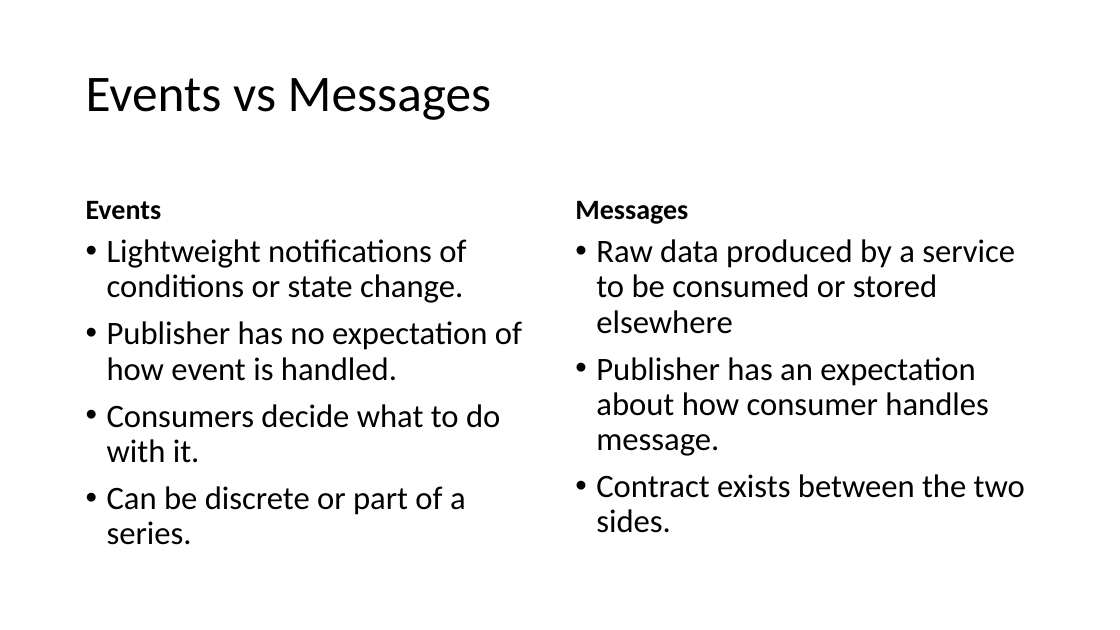
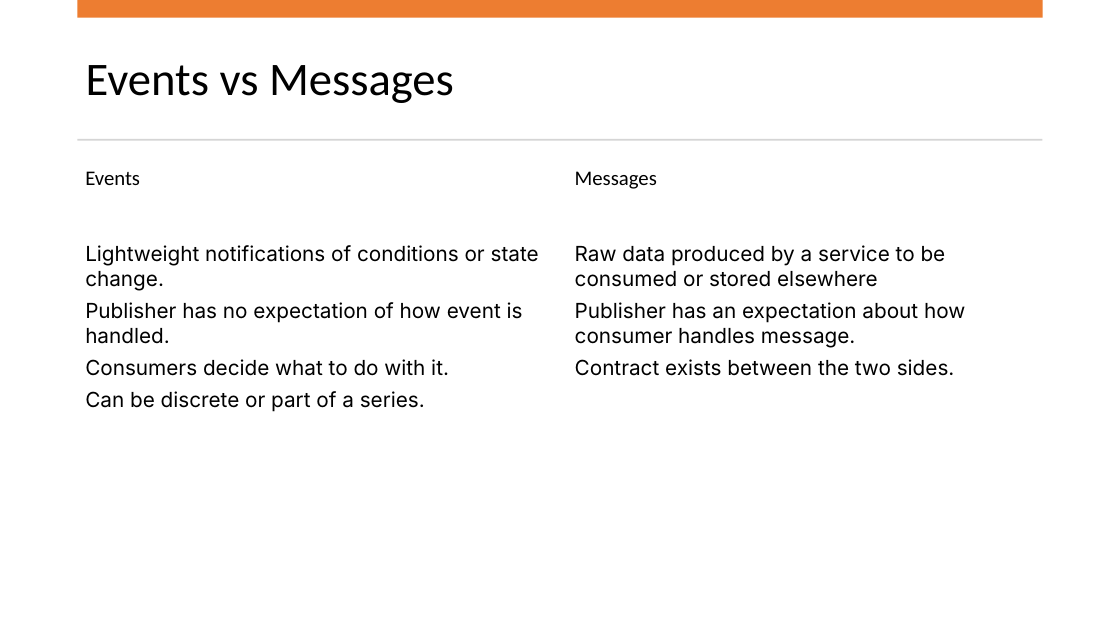
Before and after one commit to willvelida/talks, a slide deck: slide 4 of scalable-messaging-patterns-azure/SlideDeck.pptx. Drawn at 1120x630 pixels with LibreOffice and Linux fonts; fonts in the diff are those of the drawing. Boxes give left, top, right and bottom in pixels: in the first picture for what was removed or moved away, otherwise in the second. Text is boxed around its words. In the diff, an @@ line names an element or a change of style, - is before the commit and + after.

```diff
--- a/scalable-messaging-patterns-azure/SlideDeck.pptx
+++ b/scalable-messaging-patterns-azure/SlideDeck.pptx
@@ rectangle added at <box>77,0,1043,18</box>, fill #ED7D31 @@
@@ title "Events vs Messages" at <box>86,65,454,103</box>: size 44 to 40 pt @@
@@ rectangle added at <box>77,139,1043,140</box>, fill #D5D5D5 @@
@@ text "Events" at <box>85,171,140,185</box>: size 24 to 17.8 pt, bold off; line spacing 0.9 to 1; less space between paragraphs; vertical alignment bottom to top @@
@@ text "Messages" at <box>575,171,657,189</box>: size 24 to 17.8 pt, bold off; line spacing 0.9 to 1; less space between paragraphs; vertical alignment bottom to top @@
@@ text "Lightweight notifications of conditions or ...": place and size @@
-text "Lightweight notifications of conditions or ..." at <box>107,239,522,545</box>
+text "Lightweight notifications of conditions or ..." at <box>85,245,539,412</box>
@@ text "Lightweight notifications of conditions or ..." at <box>85,245,539,412</box>: size 28 to 17.8 pt, font Calibri to Inter; bullet • to none; line spacing 0.9 to 1; less space between paragraphs @@
@@ text "Raw data produced by a ...": place and size @@
-text "Raw data produced by a ..." at <box>596,239,1025,533</box>
+text "Raw data produced by a ..." at <box>575,245,965,376</box>
@@ text "Raw data produced by a ..." at <box>575,245,965,376</box>: size 28 to 17.8 pt, font Calibri to Inter; bullet • to none; line spacing 0.9 to 1; less space between paragraphs @@
```
Also in this commit, not shown: 5 other slides changed, 45 slides added, 3 slides removed, 3 other files.
